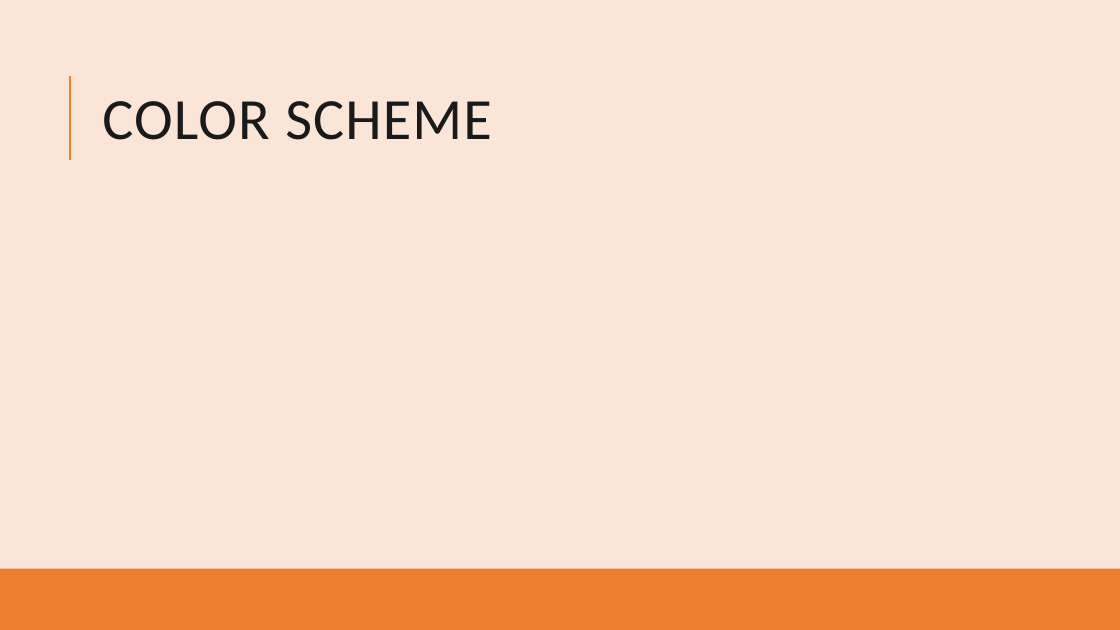
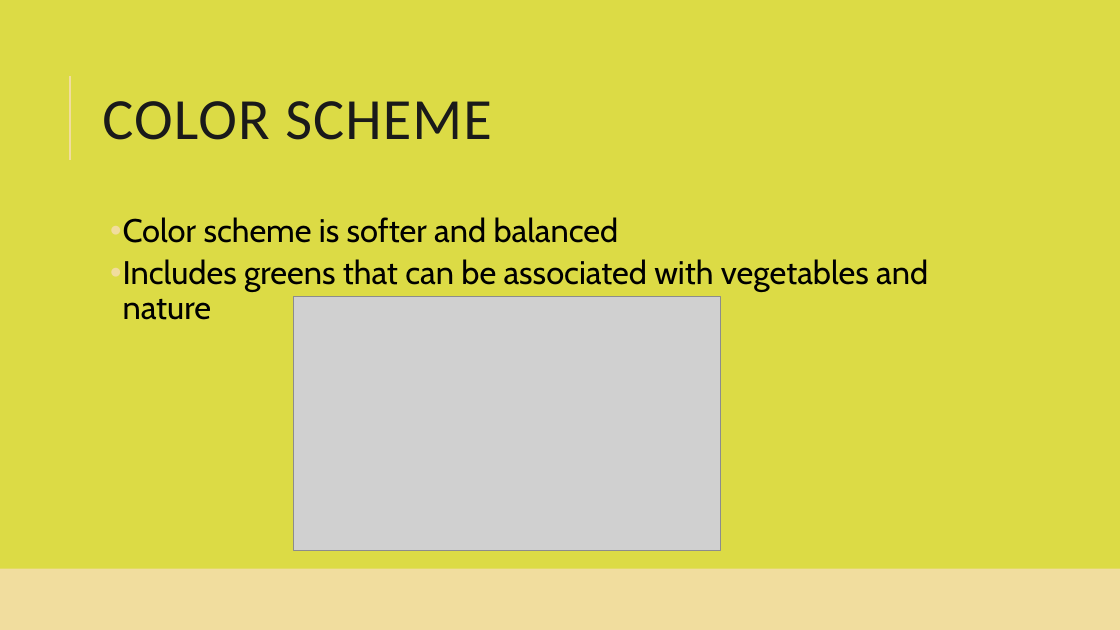
Before and after one commit to smiyaoka/forkPotatoDOC, a slide deck: slide 5 of ForkandPotatoUI.pptx (slide 7 before the commit). Drawn at 1120x630 pixels with LibreOffice and Linux fonts; fonts in the diff are those of the drawing; grey boxes stand for pictures. Boxes give left, top, right and bottom in pixels: in the first picture for what was removed or moved away, otherwise in the second. Text is boxed around its words. In the diff, an @@ line names an element or a change of style, - is before the commit and + after.

```diff
--- a/ForkandPotatoUI.pptx
+++ b/ForkandPotatoUI.pptx
@@ background #FBE5D6 to #DCDB45 @@
@@ line (70, 160) - (70, 76): stroke #ED7D31 1.5 pt to #F1DD9E 1.5 pt @@
@@ text added at [123,217,928,320], 28 pt, text #000000 @@
+  • Color scheme is softer and balanced
+  • Includes greens that can be associated with vegetables and nature
@@ picture added at [294,297,720,550] @@
@@ rectangle at [0,569,1120,630]: fill #ED7D31 to #F1DD9E @@
```
Also in this commit, not shown: 7 other slides changed, 4 slides added, 2 slides removed.
